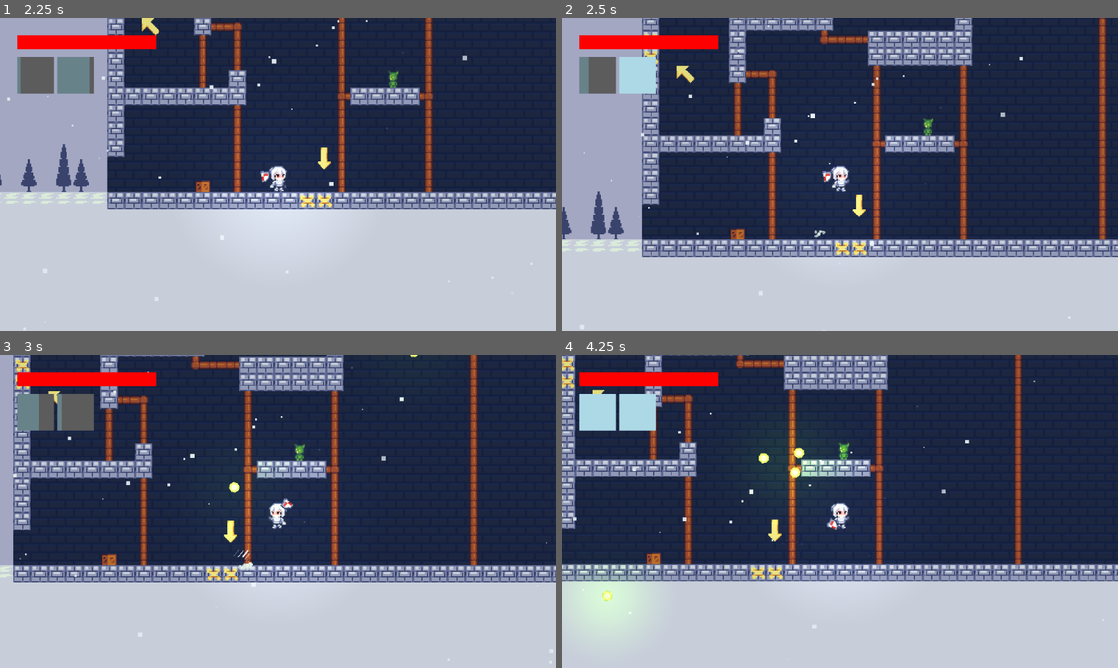
Above: before the commit, frames 1-4 (two rows, left to right).
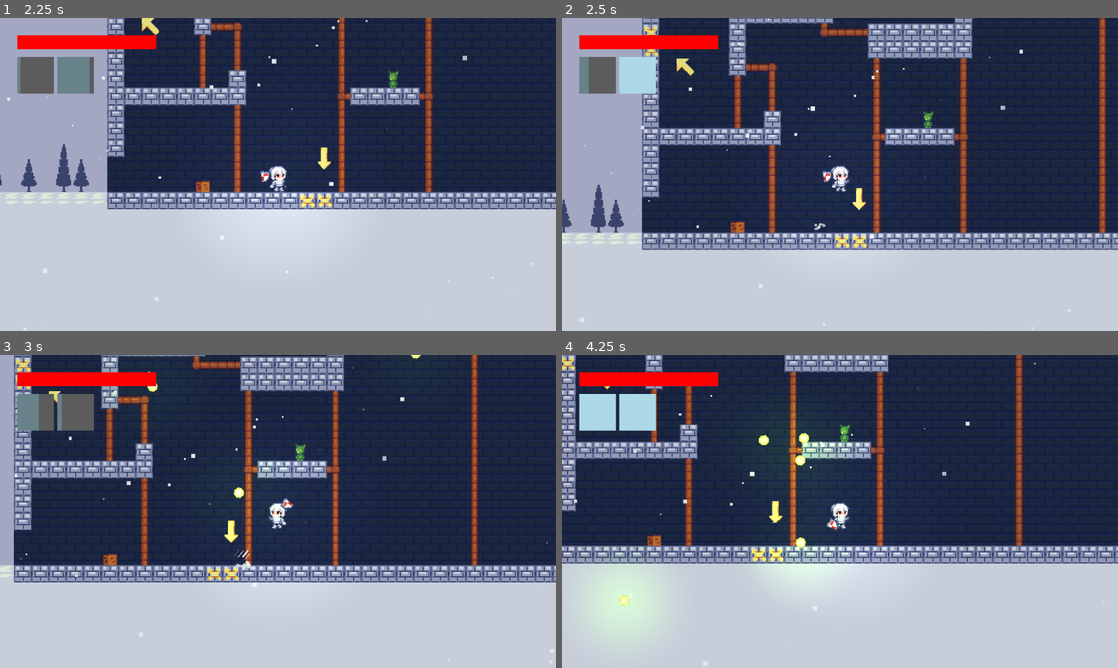
Above: after the commit, the same moments.

Repository: Cyberdemon-bot/Bounce-Knight
Game: Godot game, scene res://scenes/ui/start_screen_classic.tscn
Two runs of this game, one before a commit and one after it. Both use one fixed random seed, a clock stepped at 60 frames per second and the inputs below. Sound files missing from this copy of the repository are replaced by a short silence.
Inputs (mouse positions are in pixels of both pictures, inside the frame that each line leads up to):
- Up to frame 1 (2.25 s): click "PLAY" at 0.5 s; tap Enter at 1.25 s; move the mouse to (400, 158) at 1.27 s; hold D (move_right) from 1.28 s (still down); tap Q at 1.35 s; tap Space (jump) at 1.52 s; move the mouse to (166, 190) at 2.02 s; tap E at 2.1 s
- Up to frame 2 (2.5 s): keep holding D (move_right); tap Space (jump) at 2.27 s
- Up to frame 3 (3 s): move the mouse to (333, 442) at 2.77 s; release D (move_right) at 2.78 s; hold A (move_left) from 2.78 s (still down); tap Q at 2.85 s
- Up to frame 4 (4.25 s): move the mouse to (812, 574) at 3.52 s; release A (move_left) at 3.53 s; hold D (move_right) from 3.53 s (still down); tap E at 3.6 s; tap Space (jump) at 3.77 s

Frame 1 is identical in both runs. In frame 2, 15% of the frame differs, in the area x 0-100%, y 0-100%; in frame 3, 5.2%; in frame 4, 20%.

Commit message:
changed jump power

Diff:
--- a/scripts/player.gd
+++ b/scripts/player.gd
@@ -5,7 +5,7 @@
 const GROUND_FRICTION = 1200.0
 const AIR_ACCEL = 800.0
 const AIR_FRICTION = 400.0
-const JUMP_VELOCITY = -300.0
+const JUMP_VELOCITY = -270.0
 
 const FALL_GRAVITY_MULT = 1.5 # rớt nhanh
 
